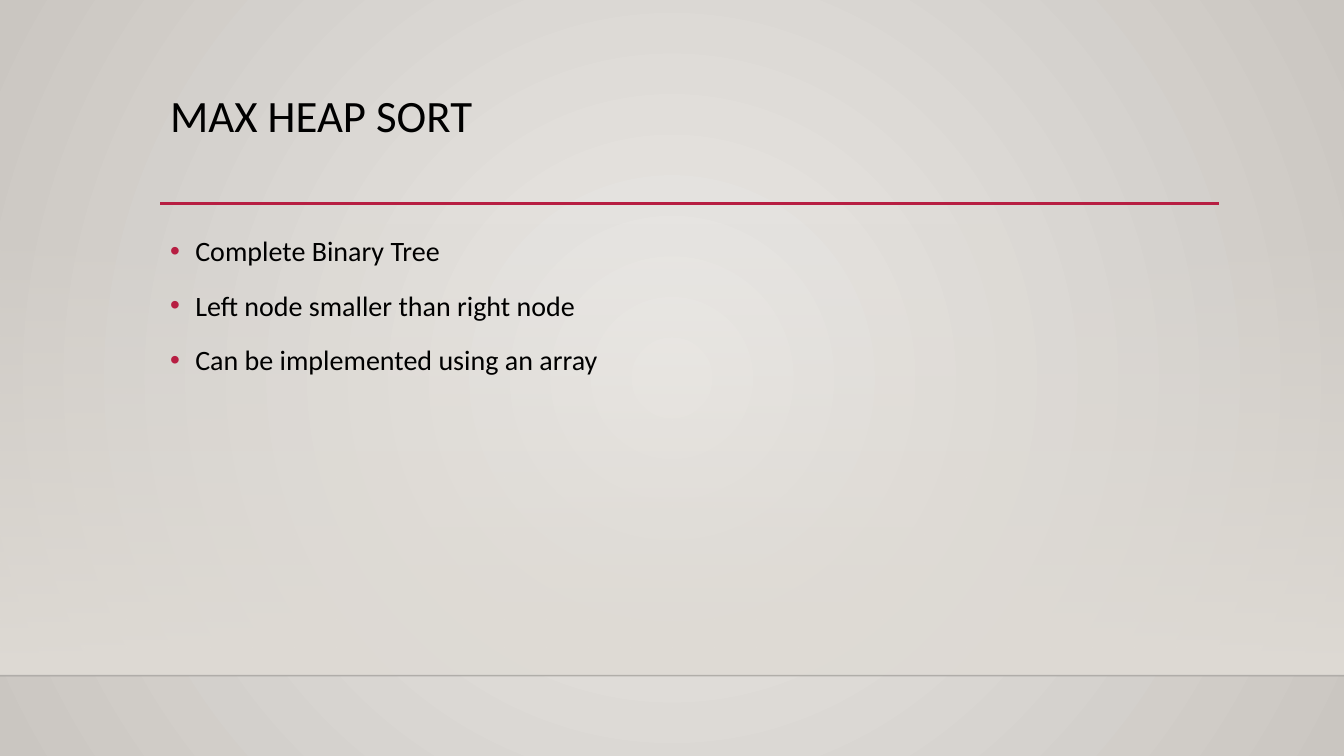
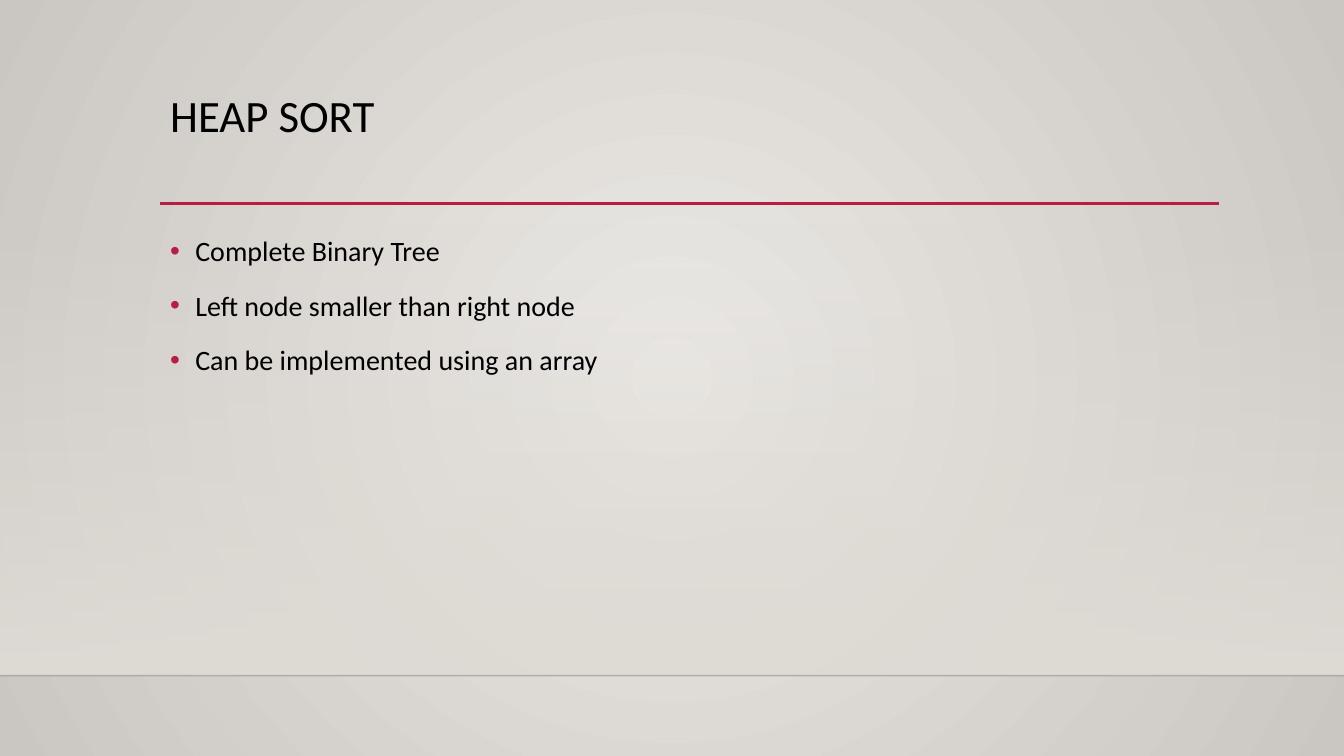
Before and after one commit to Ezi0aaudit0re/visualization_sorting_algorithms, a slide deck: slide 8 of Presentation1.pptx. Drawn at 1344x756 pixels with LibreOffice and Linux fonts; fonts in the diff are those of the drawing; background and template pictures are left out. Boxes give left, top, right and bottom in pixels: in the first picture for what was removed or moved away, otherwise in the second. Text is boxed around its words. In the diff, an @@ line names an element or a change of style, - is before the commit and + after.

Commit message:
max heap added

```diff
--- a/Presentation1.pptx
+++ b/Presentation1.pptx
@@ title at (170, 103, 375, 133): text changed @@
-MAX HEAP SORT
+HEAP SORT
```
Also in this commit, not shown: 3 other slides changed, 1 slide added, 2 other files.
